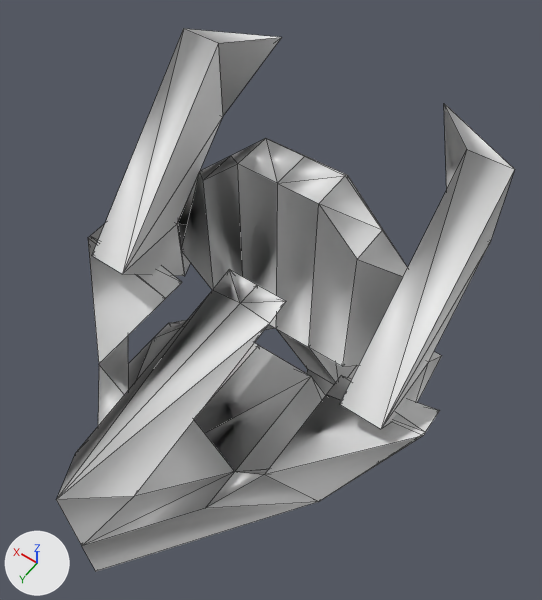
One commit to the FBX model models/Aliens.fbx: the scene before it, then after it.
Before and after are seen from a camera (50 mm lens) standing at (-0.0643, 0.093, 0.1492) and looking at (-0.004, 0.0086, 0.0166). Arrows for +X, +Y and +Z are at lower left; the lights stay in place. Mesh edges are drawn as thin lines. Where no turn or scale is listed for an object, it has been applied to the vertices.

Script lines for the objects in view, before the commit:
```python
me_alien1 = bpy.data.meshes.new('Alien1')
me_alien1.from_pydata(...)  # 65 vertices, 124 faces; spans x -0.0472..0.0472, y 0.0083..0.0703, z -0.0323..0.0188
me_alien2 = bpy.data.meshes.new('Alien2')
me_alien2.from_pydata(...)  # 63 vertices, 106 faces; spans x -0.04..0.04, y -0.0291..0.0209, z -0.0261..0.0539
ob_alien1 = bpy.data.objects.new('Alien1', me_alien1)
ob_alien1.location = (0.0, 0.0, 0.0)
ob_alien2 = bpy.data.objects.new('Alien2', me_alien2)
ob_alien2.location = (0.0, 0.0, 0.0)
```
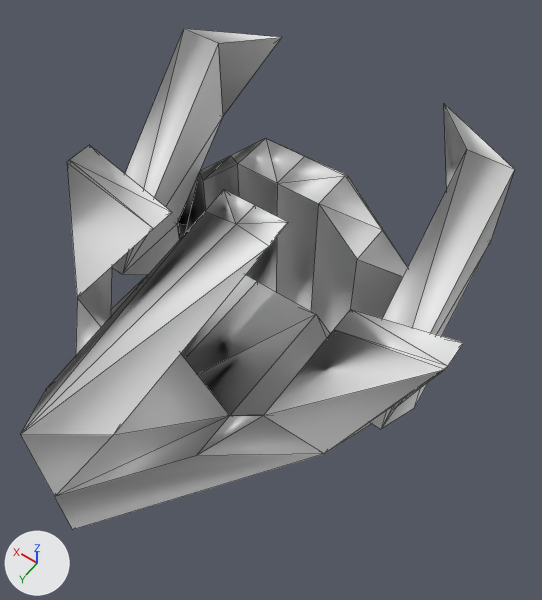
The newer file is also turned or shifted as a whole; pictures and numbers use the older file's frame.

The change, as a list of edits to the scene's bpy script:
```text
Change me_alien1:
    where me_alien1.from_pydata(...)  # 65 vertices, 124 faces; spans x -0.0472..0.0472, y 0.0083..0.0703, z -0.0323..0.0188
    used by ob_alien1; location = (0.0, 0.0, 0.0)
    me_alien1 part 1: the whole mesh is moved by (0.0, 0.0, 0.0249)
```

Location of each change, [x1, y1, x2, y2] in pixels of the pictures (542 x 600 px):
'Alien1', mesh moved
    before: [56, 224, 440, 571]
    after: [21, 145, 464, 529]
